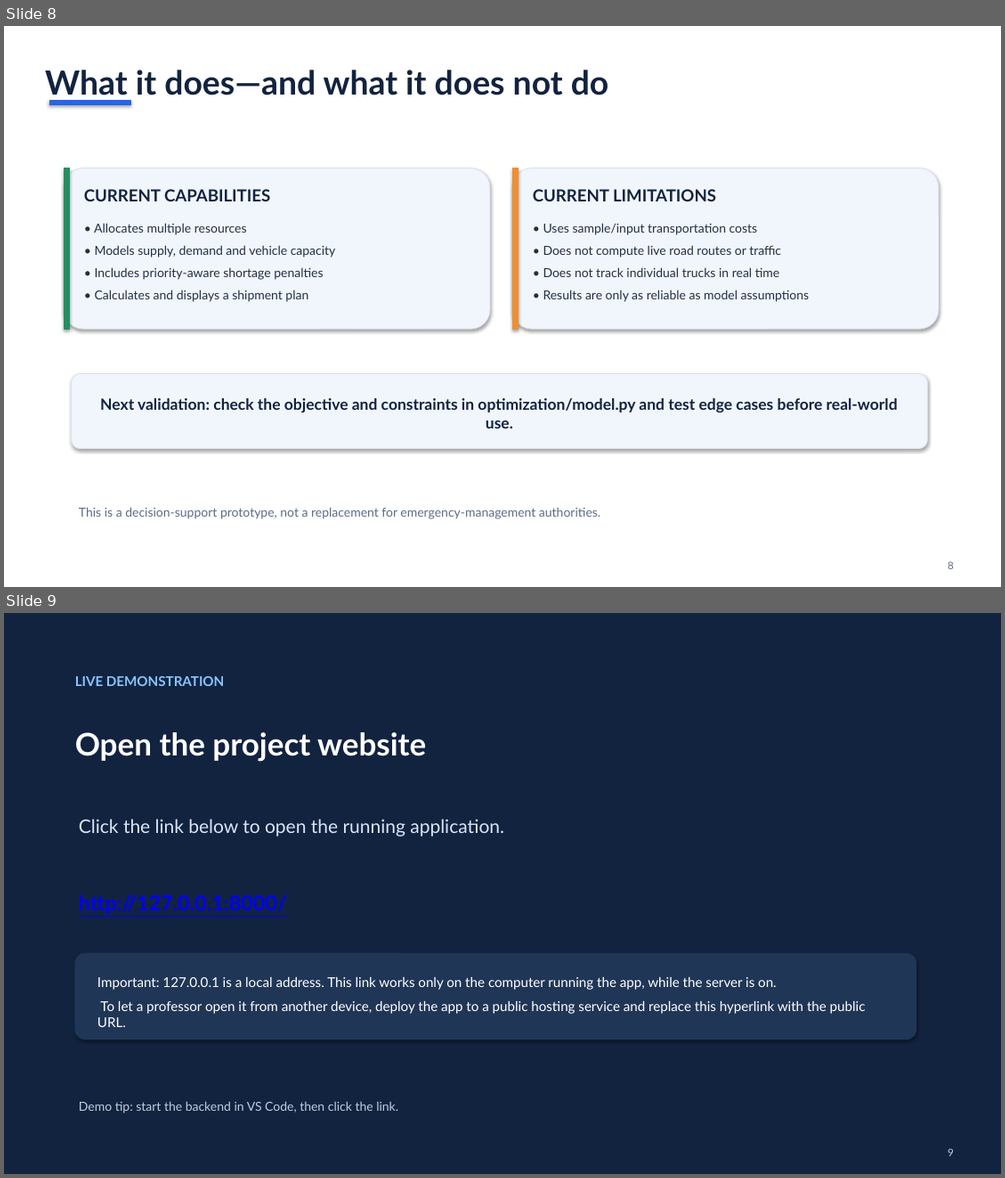
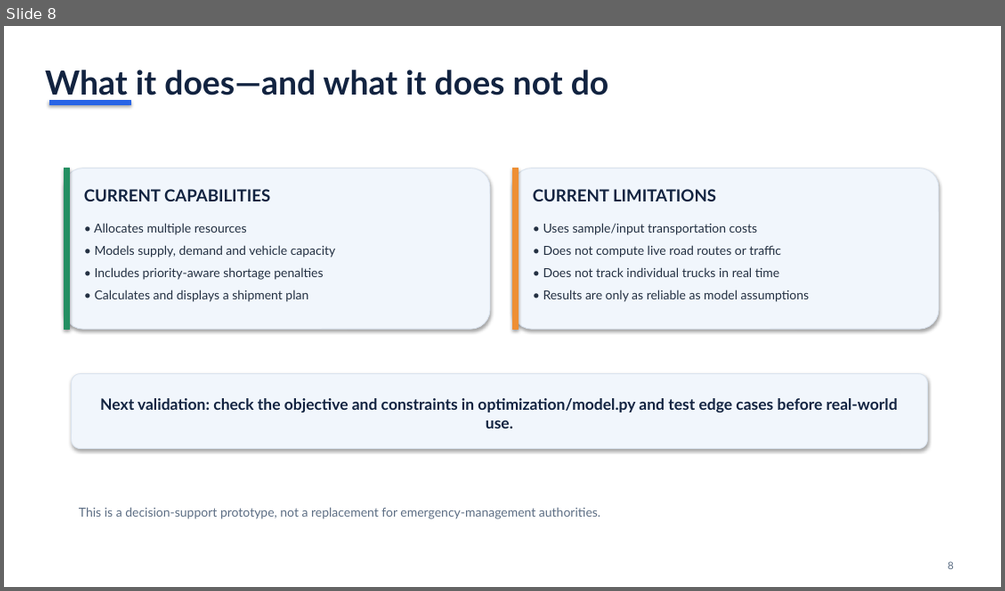
Before and after one commit to chintalapudisatyam/disaster_relief_optimizer, a slide deck: Disaster_Relief_Distribution_Optimizer_Presentation.pptx. Shown one above the other, each under a label of ours: slides 8 and 9 before the commit, slide 8 after it. The pictures are 1005x1178 and 1005x591 pixels, drawn with LibreOffice and Linux fonts; fonts in the diff are those of the drawing. Boxes give left, top, right and bottom in pixels: in the first picture for what was removed or moved away, otherwise in the second. Text is boxed around its words. In the diff, an @@ line names an element or a change of style, - is before the commit and + after.

Commit message:
Update project presentation

```diff
--- a/Disaster_Relief_Distribution_Optimizer_Presentation.pptx
+++ b/Disaster_Relief_Distribution_Optimizer_Presentation.pptx
@@ slide 9 removed at (x1=4, y1=613, x2=1001, y2=1174), background #122340 @@
@@ text removed at (x1=75, y1=676, x2=224, y2=686) @@
-LIVE DEMONSTRATION
@@ text removed at (x1=75, y1=732, x2=426, y2=762) @@
-Open the project website
@@ text removed at (x1=79, y1=819, x2=504, y2=836) @@
-Click the link below to open the running application.
@@ text removed at (x1=79, y1=894, x2=287, y2=914) @@
-http://127.0.0.1:8000/
@@ rounded rectangle removed at (x1=75, y1=953, x2=916, y2=1039) @@
@@ text removed at (x1=97, y1=977, x2=866, y2=1027) @@
-Important: 127.0.0.1 is a local address. This link works only on the computer running the app, while the server is on.
-To let a professor open it from another device, deploy the app to a public hosting service and replace this hyperlink with the public URL.
@@ text removed at (x1=79, y1=1101, x2=398, y2=1113) @@
-Demo tip: start the backend in VS Code, then click the link.
@@ text removed at (x1=947, y1=1148, x2=954, y2=1156) @@
-9
```
Also in this commit, not shown: 1 slide changed, 2 slides added.
